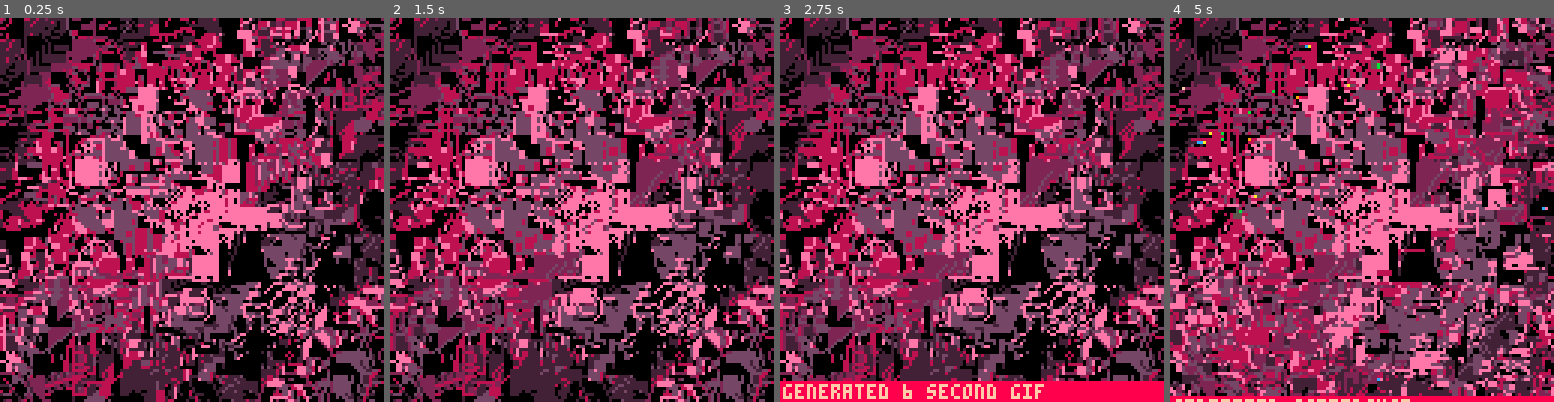
Above: before the commit, frames 1-4 (left to right).
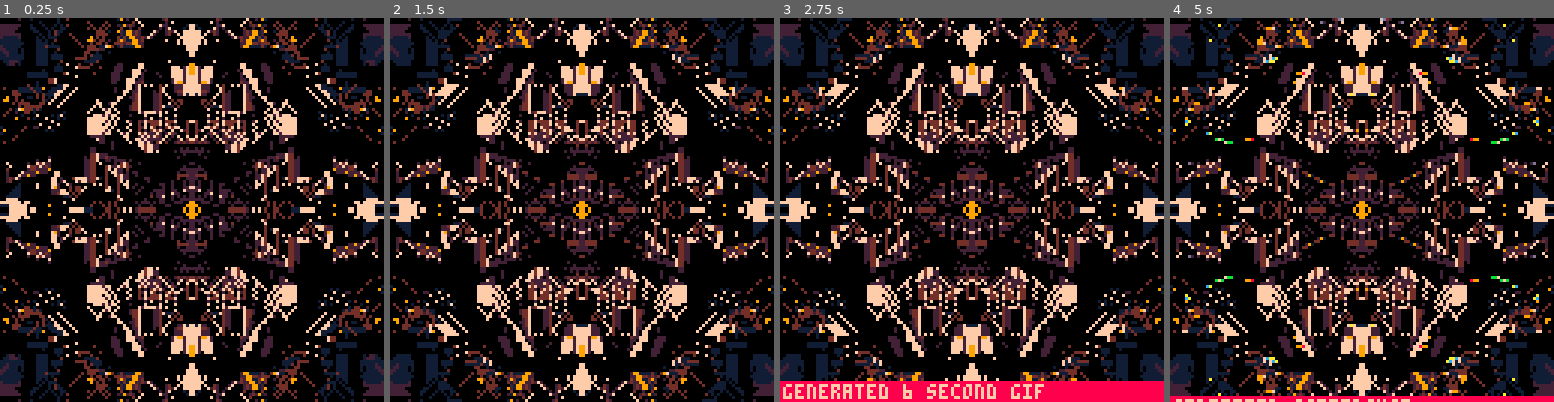
Above: after the commit, the same moments.

Repository: aebrer/pico8_carts
Game: PICO-8 cartridge versum/genesis/03.p8
Two runs of this game, one before a commit and one after it. Both use one fixed random seed, a clock stepped at 60 frames per second and the inputs below.
Inputs:
- Up to frame 1 (0.25 s): no input
- Up to frame 2 (1.5 s): tap O (Z key) at 0.33, 0.7, 1.43 s; tap X (X key) at 1.07 s
- Up to frame 3 (2.75 s): tap X (X key) at 2.07, 2.4, 2.73 s; tap O (Z key) at 2.22 s
- Up to frame 4 (5 s): tap X (X key) every 0.33 s from 3.07 to 4.73 s; tap O (Z key) at 3.1, 3.98, 4.87 s

The runs differ from the first frame. In frame 1, 78% of the frame differs, in the area x 0-100%, y 0-100%; in frame 2, 79%; in frame 3, 75%; in frame 4, 84%, in the area x 0-100%, y 0-99%.

Commit message:
Interior Cartography - add mirror and alt zoomfill mode

Diff:
--- a/versum/genesis/03.p8
+++ b/versum/genesis/03.p8
@@ -5,13 +5,14 @@
 r=rnd
 s=r(-1)
 srand(s)
+poke(24364,r({0,0,0,5,6,7}))
 cls()
 c=circ
 p=r({
  {8,1,2,3,12},
  {130,141,2,14,136},
- {140,129,137,4,1},
- {129,130,132,9,14},
+ {140,129,137,-10,1},
+ {129,130,132,9,15},
  {1,2,129,130,142}
 })
 pal(p,1)
@@ -23,6 +24,12 @@
 yi=r({8,16,32,32,64})
 --xi=64yi=64
 
+rev_x=r({true,false})
+rev_y=r({true,false})
+
+--rev_x=true
+--rev_y=true
+frame=0
 ::_::
 for x=0,128,xi do
  for y=0,128,yi do
@@ -31,12 +38,19 @@
 end
 for x=0,128,8do
  for y=0,128,8do
-  sspr(x+r(4)-r(4),y+r(4)-r(4),8,8,y+r(4)-r(4),x+r(4)-r(4),
-  r(4)+7,r(4)+7)
+  if(rev_x)x=128-x
+  if(rev_y)y=128-y
+  if r()>.5 then
+  	sspr(x+r(4)-r(4),y+r(4)-r(4),8,8,y+r(4)-r(4),x+r(4)-r(4),
+  	r(4)+7,r(4)+7)
+  else
+  	sspr(x+r(4)-r(4),y+r(4)-r(4),8,8,x+r(4)-r(4),y+r(4)-r(4),
+  	r(4)+7,r(4)+7)
+  end
  end
 end
 srand(s)
-flip()
+flip()frame+=1
 if(t()%5<=0.01)extcmd("reset")
 if(btnp(4))extcmd("screen")
 if(btnp(5))extcmd("video")
